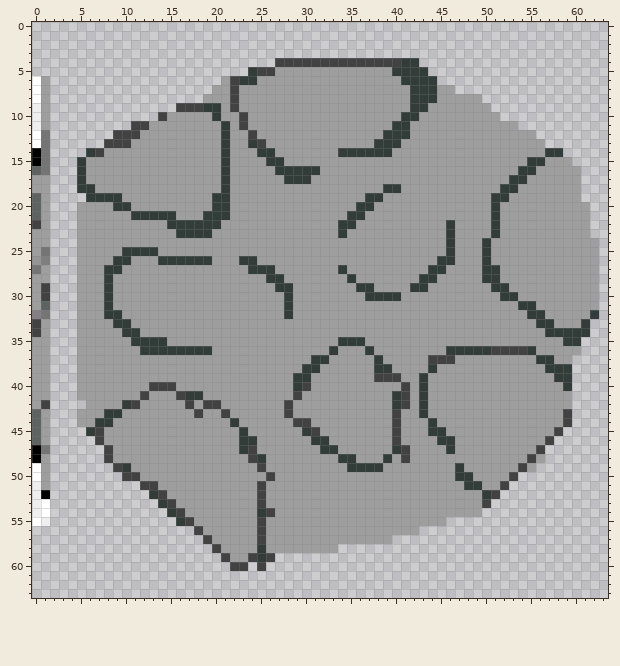
One commit to this pixel-art file: Assets/Prefabs/Sprites/Meteora.aseprite. Above: the version before the commit.
64x64 pixels, 1 frame. Colours within 5 levels of each other are drawn and written as one.
And afterwards:
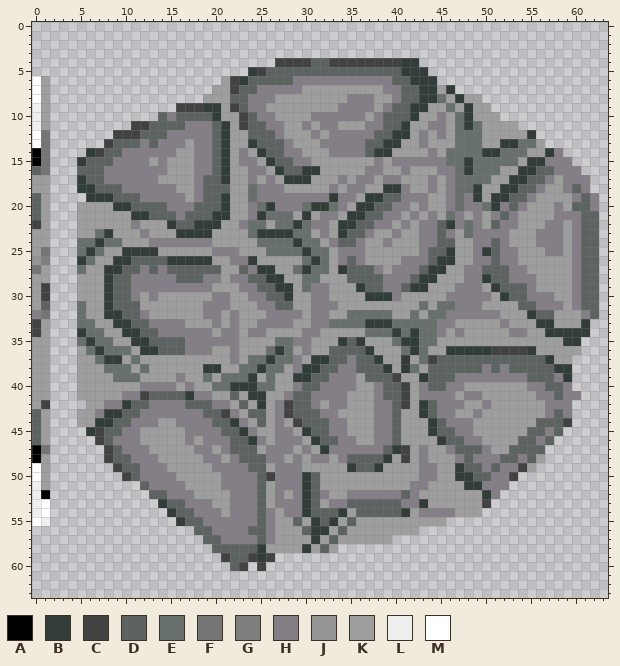
Palette (. is transparent): A #000000  B #323c39  C #424242  D #5c6361  E #68706e  F #757575  G #7e7e7e  H #847e87  J #959595  K #9e9e9e  L #efefef  M #ffffff
Change:
Changed rows in their new state; - is an unchanged pixel.
first column x 5:
 4 --------------------------DD------------------------------
 5 ---------------------DDDDDDDDDDDDDDD----------------------
 6 -------------------DDDDDHHHHHHHHHHHDD---------------------
 7 ------------------DDHHHHH---------HHDD---B----------------
 8 -----------------DDHHH--------HHH--HDD--E-B---------------
 9 ------------------DHH--------HHHH-HDD----E-B--------------
10 ---------DHDDDD----DHH----HHHHHH-HDDD---H-EB--------------
11 --------DDDDHHHD---DDHH--H-HH---HHDD---HH-EBE-------------
12 -------DDDHHHHHD---DDDH---H-HHHHHDD---H-H-EEE-----B-------
13 ----DDDHDHHH-HHD----DDDH---HHHHHDD----H---EEE--BBEE-------
14 ---DDHHHHHH--HHD--H--DDHH---HHHHD------H-EEEEBBEEE---H----
15 -DDDHHHH-H---HHD--HH--DDHH-------H-HHHHHHEEBEEEEE---HHH---
16 DDDHHHHHHH---HHD---HH--DD-------HH--H---HHEBEEE----DDHHH--
17 -DDHHHHHH----HDD---H-H-------H-HH-HH---H-HEEEE----DDH-HHH-
18 --DDDHHHHHH--HDDD--EHHH-----H-HH----H--H-HEEB----DDH--HDH-
19 ----DDDHHHHH-HDD---EHHHHHHHHBHH---DDHHH--HEHB---DDH----HDH
20 ------DDDDHHHDDD---HEBHHHEBBEH---DDHH-H--HEHHE-HDH---H-DDH
21 --------DDDHDDD----HBEEE-B-HH---DDHH-H-H-EH-H-HDH----HHHDD
22 ------H----DD-----HEE-EEBEHH---DDHH-H-HHD-HEH-DHH---HH-HDD
23 --EB---H-----------EBBBBEE-H--DDH--H--HHDH-EHHHH---HHH-HDD
24 EEBEE---HHHHHHH-----EEEEBEE-HDDH--H---HHDD--HHDH---HHH-HDD
25 EBE------------HHH---EEEEBEE-HHH------HDD---H-DHH---HH-HDD
26 BE----DDDD-------HH------EBE-HDH----HHHD----HHDHH------HDD
27 E----DDHDHDDDDDD--DH----EBEE--DDDH-HHHD----HHDDDHH-----HDD
28 ----DDHHHHHDDDHH-HHDD----EE---DDDDHHHD-----HH-DDHHH----HDD
29 ----DDHHHHHHHHH---HHDD---EHH----DDHHD-----HHH--DDDH----HDD
30 ----DDH-H------HH--HHDD---HH-------H-----HHHHH--DDHHH--HDD
31 E---DDD-------HHH---HHDD--HHH---------E-EEHHH----DDHHH-HDD
32 E----DDH------HH-H---HHHH-HH--EEEEE--E-EEHHHHHH----DD---HD
33 EE----DDHHHH---H-H--HHHH--HHEEEEBBBEEEEEHH-----H----------
34 BEE----DDHHHHHH-HH-HH----HH-----EEEBEBEEH-H-----HH--------
35 EBEE----DDDDHHHHHH----EEHH----D----EBBEE------------------
36 -EBEEE---DDDHHH--H---EBE-H--DDDD----EBE-------------------
37 --EBB-E----------H-EEBEEH---DDHDD---B-E-DDDDDDDDDDDD------
38 ---EEE-E------BB--EEBEE-H--DDHHDDD--BE-DDDDDDHDHDDDDD-----
39 ----EEE----H--E-EEEB-E----DDHHH-DDD----DDDHHHHHHHHDDDH----
40 -------HHHH-H--EEBBBEE--HDDHHHH--HDD--HDDHH-------HHDDH---
41 -----HH-DDDD-HH--D-BB--HDDHHHH---HDD--HHHH-HH------HHDHH--
42 ---HH-DDHHHHDDDHH-D-B-H-DDH-HH---HHD---DHHH--H------HHH---
43 --H--DDHHHHHHHDD-H-DD-H-DDDHH----HHD---DHH--H-------HDH---
44 ----DDHHH--HHHHDD-H-D-H--DDDHH---HHD----DHHH-------DDD----
45 ---DDHH-----HHHHDD-H--HH--DDHH---HHD----DDHH------DDHD----
46 ---DHHH-----H-HHHDD-H-HHH--DDHH--HHD-----DDHH----DDHD-----
47 ----DHHH-----HH-HDDD-HHH-H--HHHHHHD---H--HDDDH--DDDD------
48 ----DDHHH-----HH-HDDDHH-H-HH-HDDDD----H---HDHHHDDHD-------
49 -----DDHHH-----HHHHDD-HHH------DD-----HH---DDHDHH---------
50 ------DHHHH-----HHHHD-HHHBD-----------HH----DDHH----------
51 -------DHHHH----HHHHD-HHHBD----------HH------HHH----------
52 --------DDHHH----HHHD-H-HBDH--HHHHHHDH--------H-----------
53 ----------DDHHH--HHHD-HHHBD-HHDDDDDDHHB-------------------
54 -----------DDHHH-HHHDH-HHBDDDB-DDDDDB-HHHH----------------
55 ------------DDHHHHHHDH--D-BDB-D---------------------------
56 -------------DDHHHHDDH---DBB-D----------------------------
57 --------------DDHHHHDH----B-D-----------------------------
58 ---------------DDDDD-----B-D------------------------------
59 -----------------DD---------------------------------------
60 -----------------D----------------------------------------
Where, in picture pixels (left, top, right, bottom), the same in both pictures:
changed: (77, 58, 599, 571)
